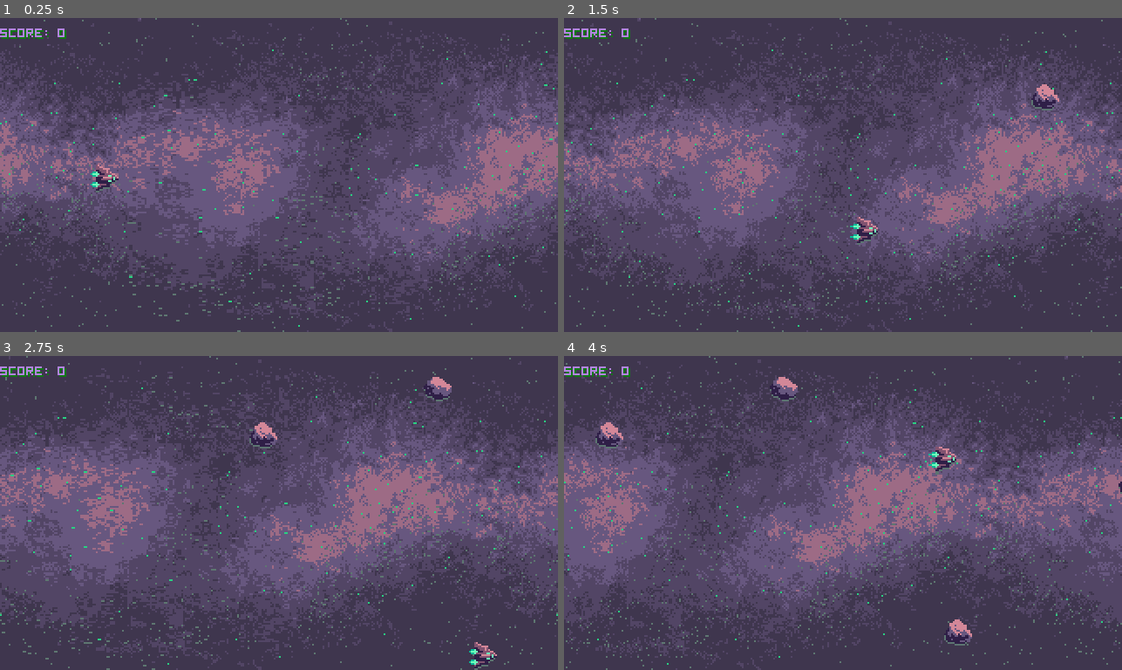
Above: before the commit, frames 1-4 (two rows, left to right).
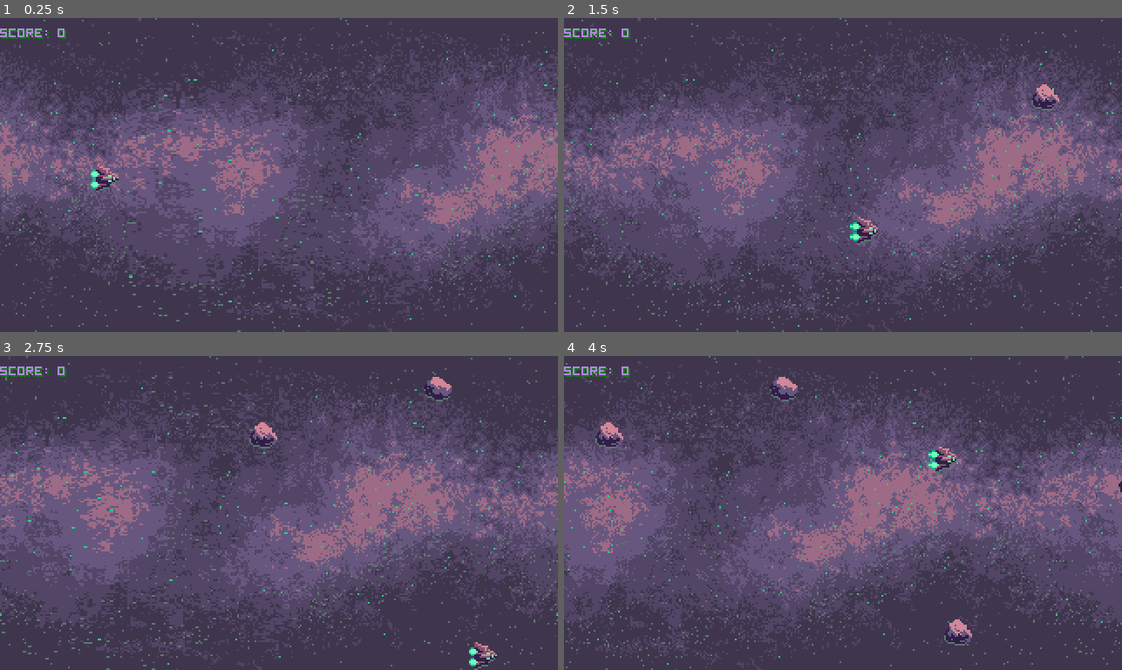
Above: after the commit, the same moments.

Repository: IamMuuo/asteroids
Game: Godot game, scene res://Scenes/stage.tscn
The game is run twice, just before and just after one commit, with the same random seed, the same clock (stepped at 60 frames per second) and the same inputs.
Inputs:
- Up to frame 1 (0.25 s): no input
- Up to frame 2 (1.5 s): tap Enter at 0.5, 1.35 s; hold Right 0.53-1.28 s; hold Enter 0.53-1.28 s; tap Space at 0.77 s; hold Down from 1.28 s (still down)
- Up to frame 3 (2.75 s): tap Space at 1.52 s; release Down at 2.03 s; hold Right from 2.03 s (still down); hold Enter from 2.03 s (still down)
- Up to frame 4 (4 s): release Right at 2.78 s; release Enter at 2.78 s; hold Up 2.78-3.53 s; tap Enter at 2.85 s; tap Space at 3.02, 3.77 s; hold Left from 3.53 s (still down); hold Enter from 3.53 s (still down)

The runs differ from the first frame. In frame 1, less than 0.1% of the frame differs, in the area x 16-18%, y 48-55%; in frame 2, less than 0.1%, in the area x 51-53%, y 65-72%; in frame 3, less than 0.1%; in frame 4, less than 0.1%.

Commit message:
Desined main menu scene

Diff:
--- /dev/null
+++ b/Scenes/MainMenu.tscn
@@ -0,0 +1,59 @@
+[gd_scene load_steps=6 format=2]
+
+[ext_resource path="res://sprites/background.png" type="Texture" id=1]
+[ext_resource path="res://Themes/theme.tres" type="Theme" id=2]
+[ext_resource path="res://Scenes/player.tscn" type="PackedScene" id=3]
+[ext_resource path="res://scripts/menu.gd" type="Script" id=4]
+
+[sub_resource type="StyleBoxFlat" id=1]
+bg_color = Color( 0.6, 0.6, 0.6, 0 )
+border_width_left = 1
+border_width_top = 1
+border_width_right = 1
+border_width_bottom = 1
+border_color = Color( 0.984314, 0, 0, 1 )
+
+[node name="MainMenu" type="Control"]
+anchor_right = 1.0
+anchor_bottom = 1.0
+theme = ExtResource( 2 )
+script = ExtResource( 4 )
+
+[node name="background" type="Sprite" parent="."]
+texture = ExtResource( 1 )
+centered = false
+__meta__ = {
+"_edit_lock_": true
+}
+
+[node name="Label" type="Label" parent="."]
+margin_left = 141.0
+margin_right = 180.0
+margin_bottom = 14.0
+text = "INVADERS"
+
+[node name="Button" type="Button" parent="."]
+margin_left = 129.0
+margin_top = 52.0
+margin_right = 193.0
+margin_bottom = 72.0
+text = "START GAME"
+
+[node name="Button2" type="Button" parent="."]
+margin_left = 129.0
+margin_top = 80.0
+margin_right = 193.0
+margin_bottom = 100.0
+text = "SETTINGS"
+
+[node name="Button3" type="Button" parent="."]
+margin_left = 129.0
+margin_top = 112.0
+margin_right = 193.0
+margin_bottom = 132.0
+custom_styles/hover = SubResource( 1 )
+custom_styles/pressed = SubResource( 1 )
+text = "QUIT"
+
+[node name="player" parent="." instance=ExtResource( 3 )]
+position = Vector2( 40, 96 )
--- a/Scenes/player.tscn
+++ b/Scenes/player.tscn
@@ -24,7 +24,6 @@
 
 [node name="sprite" type="AnimatedSprite" parent="."]
 frames = SubResource( 2 )
-frame = 1
 playing = true
 
 [node name="reload_timer" type="Timer" parent="."]
--- /dev/null
+++ b/Themes/theme.tres
@@ -0,0 +1,41 @@
+[gd_resource type="Theme" load_steps=6 format=2]
+
+[ext_resource path="res://fonts/hour5.ttf" type="DynamicFontData" id=1]
+
+[sub_resource type="StyleBoxFlat" id=3]
+bg_color = Color( 0.6, 0.6, 0.6, 0 )
+border_width_left = 1
+border_width_top = 1
+border_width_right = 1
+border_width_bottom = 1
+border_color = Color( 0.152941, 0.635294, 0.478431, 1 )
+
+[sub_resource type="StyleBoxFlat" id=1]
+bg_color = Color( 1, 1, 1, 0 )
+border_width_left = 1
+border_width_top = 1
+border_width_right = 1
+border_width_bottom = 1
+border_color = Color( 1, 1, 1, 1 )
+border_blend = true
+shadow_color = Color( 0, 0, 0, 0 )
+
+[sub_resource type="StyleBoxFlat" id=4]
+bg_color = Color( 0.6, 0.6, 0.6, 0 )
+
+[sub_resource type="DynamicFont" id=2]
+font_data = ExtResource( 1 )
+
+[resource]
+default_font = SubResource( 2 )
+Button/colors/font_color = Color( 0.88, 0.88, 0.88, 1 )
+Button/colors/font_color_disabled = Color( 0.9, 0.9, 0.9, 0.2 )
+Button/colors/font_color_focus = Color( 0.94, 0.94, 0.94, 1 )
+Button/colors/font_color_hover = Color( 0.94, 0.94, 0.94, 1 )
+Button/colors/font_color_pressed = Color( 1, 1, 1, 1 )
+Button/constants/hseparation = 2
+Button/styles/disabled = null
+Button/styles/focus = null
+Button/styles/hover = SubResource( 3 )
+Button/styles/normal = SubResource( 1 )
+Button/styles/pressed = SubResource( 4 )
--- /dev/null
+++ b/scripts/menu.gd
@@ -0,0 +1,13 @@
+extends Control
+
+
+const SCREEN_WIDTH = 320
+const SCREEN_HEIGHT = 180
+const scroll_speed = 30.0
+
+onready var background = get_node("background")
+func _process(delta):
+	background.position += Vector2(delta * -scroll_speed, 0.0)
+
+	if background.position.x <= -SCREEN_WIDTH:
+		background.position.x += SCREEN_WIDTH
